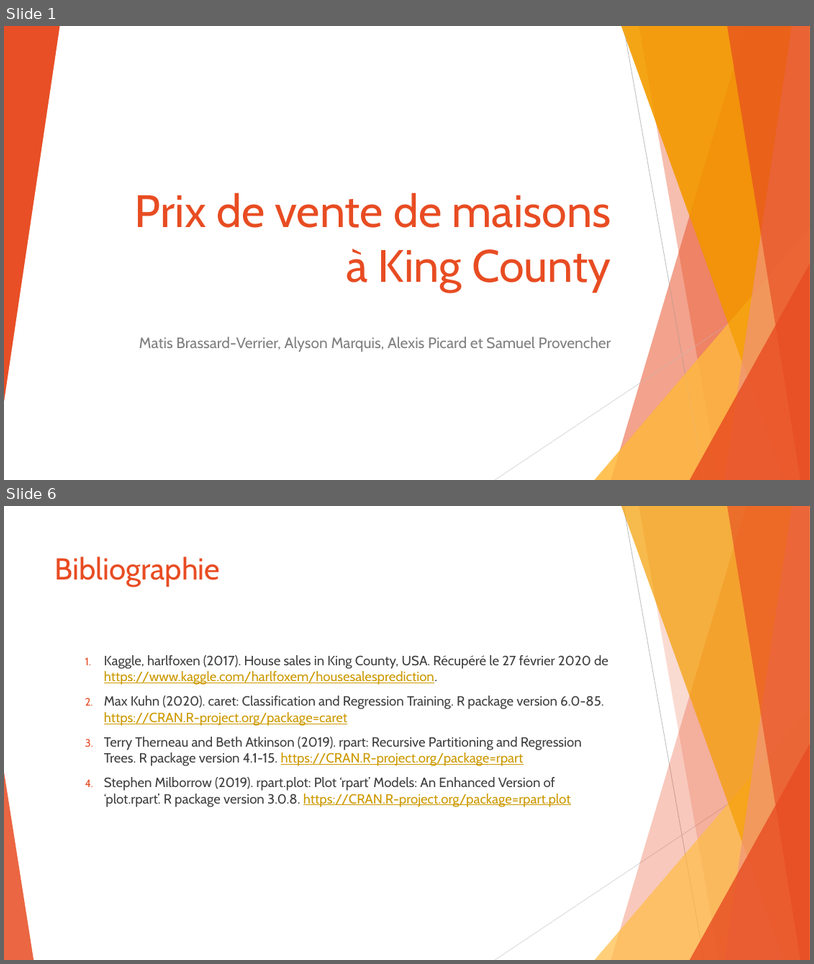
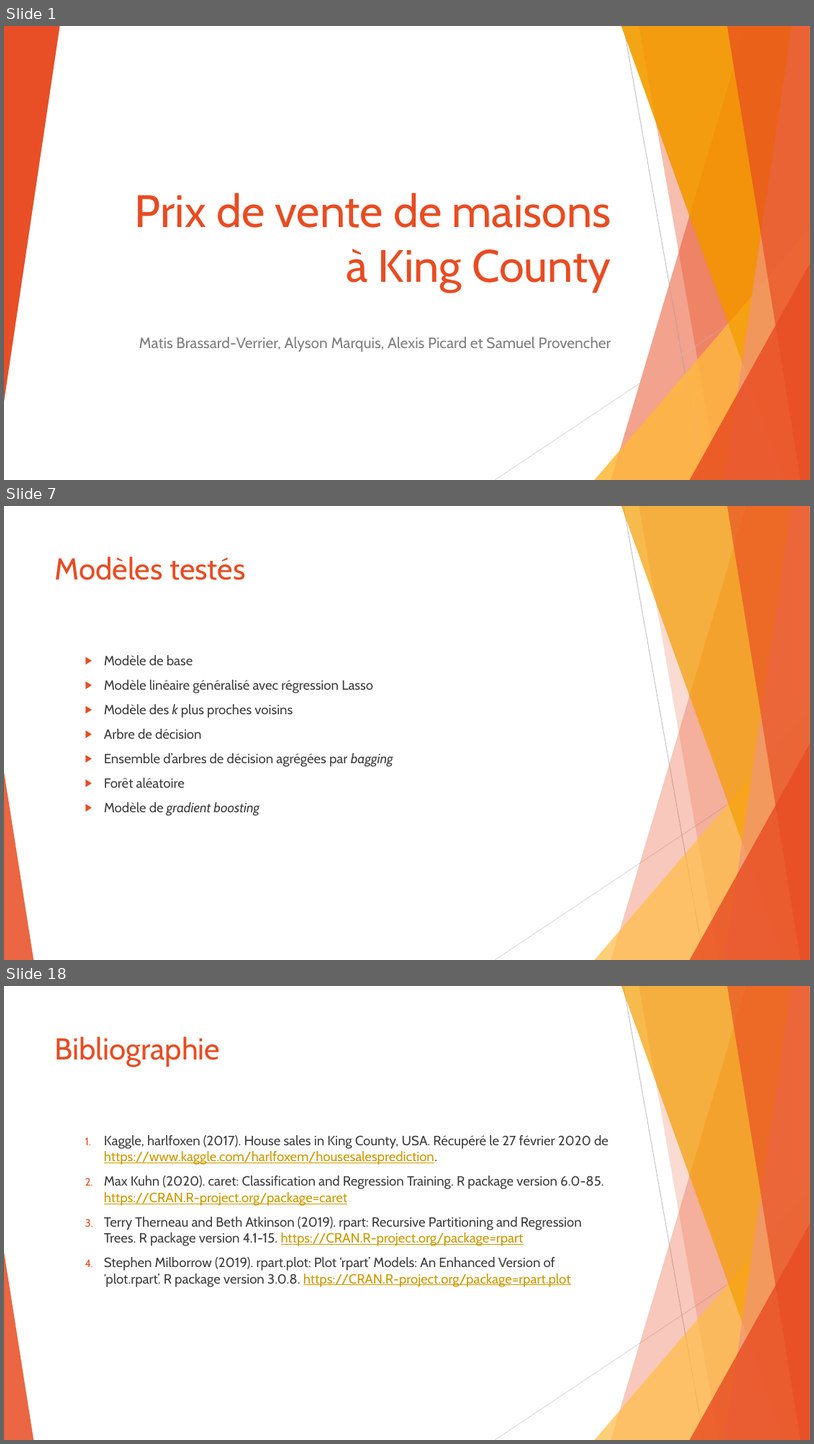
Before and after one commit to SamuelProvencher/TP-Apprentissage, a slide deck: PP.pptx. Shown one above the other, each under a label of ours: slides 1 and 6 before the commit, slides 1, 7 and 18 after it; the slides between them are not shown. The pictures are 814x964 and 814x1444 pixels, drawn with LibreOffice and Linux fonts; fonts in the diff are those of the drawing. Boxes give left, top, right and bottom in pixels: in the first picture for what was removed or moved away, otherwise in the second. Text is boxed around its words. In the diff, an @@ line names an element or a change of style, - is before the commit and + after.

```diff
--- a/PP.pptx
+++ b/PP.pptx
@@ slide 7 added at (4, 506, 810, 960), background #FFFFFF; not listed: 10 template elements that a slide beside it also shows @@
@@ title added at (55, 556, 246, 580), 36 pt, text #E84C22 @@
+Modèles testés
@@ text added at (104, 655, 394, 816), 16 pt, text #404040 @@
+  ▶ Modèle de base
+  ▶ Modèle linéaire généralisé avec régression Lasso
+  ▶ Modèle des k plus proches voisins
+  ▶ Arbre de décision
+  ▶ Ensemble d’arbres de décision agrégées par bagging
+  ▶ Forêt aléatoire
+  ▶ Modèle de gradient boosting
@@ what was slide 6 is now slide 18 @@
```
Also in this commit, not shown: 15 other slides added, 4 slides removed, 1 other file.
